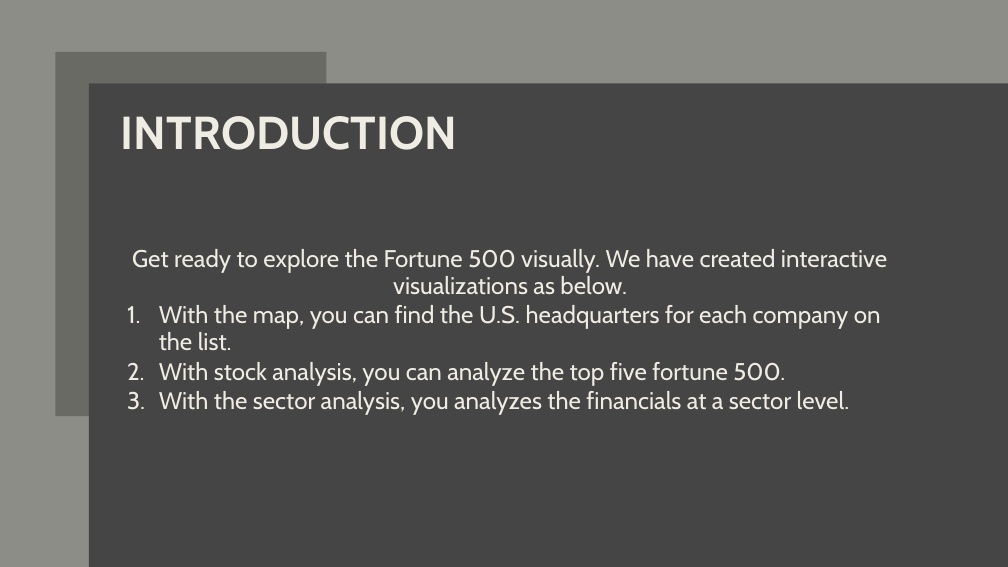
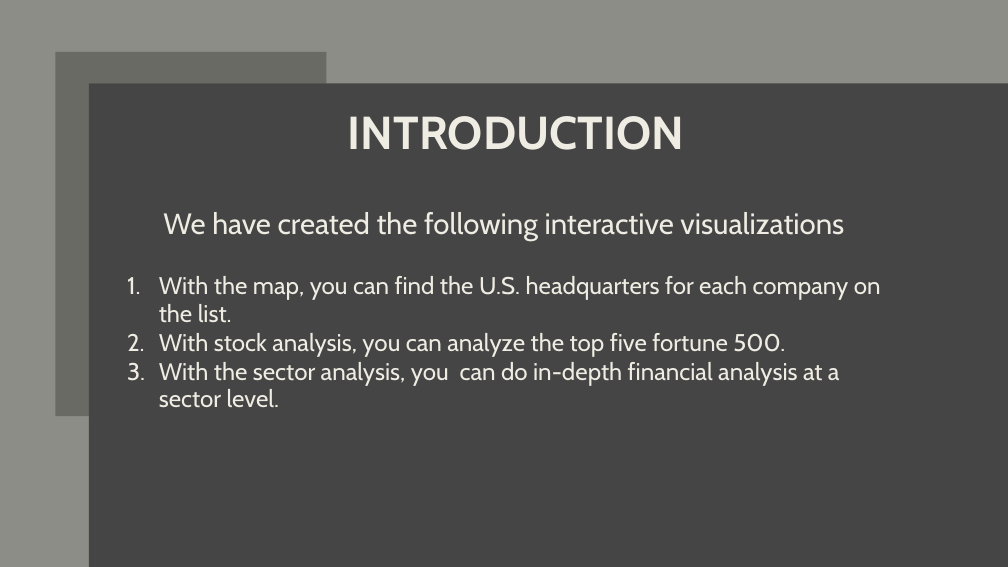
Before and after one commit to lekshmicnair/Fortune500_Financial_Analysis, a slide deck: slide 3 of Fortune500_group6.pptx. Drawn at 1008x567 pixels with LibreOffice and Linux fonts; fonts in the diff are those of the drawing. Boxes give left, top, right and bottom in pixels: in the first picture for what was removed or moved away, otherwise in the second. Text is boxed around its words. In the diff, an @@ line names an element or a change of style, - is before the commit and + after.

```diff
--- a/Fortune500_group6.pptx
+++ b/Fortune500_group6.pptx
@@ title "INTRODUCTION" at (348,116,684,150): alignment left to justified @@
@@ subtitle "We have created the following ...": place and size @@
-subtitle "We have created the following ..." at (132,249,887,415)
+subtitle "We have created the following ..." at (159,212,881,407)
@@ subtitle at (163,212,844,242): text changed; size 23 to 28 pt @@
-Get ready to explore the Fortune 500 visually. We have created interactive visualizations as below.
+We have created the following interactive visualizations
@@ subtitle at (159,362,840,407): text changed @@
-3. With the sector analysis, you analyzes the financials at a sector level.
+3. With the sector analysis, you can do in-depth financial analysis at a sector level.
```
Also in this commit, not shown: 2 other slides changed, 2 slides added, 2 slides removed, 2 other files.
